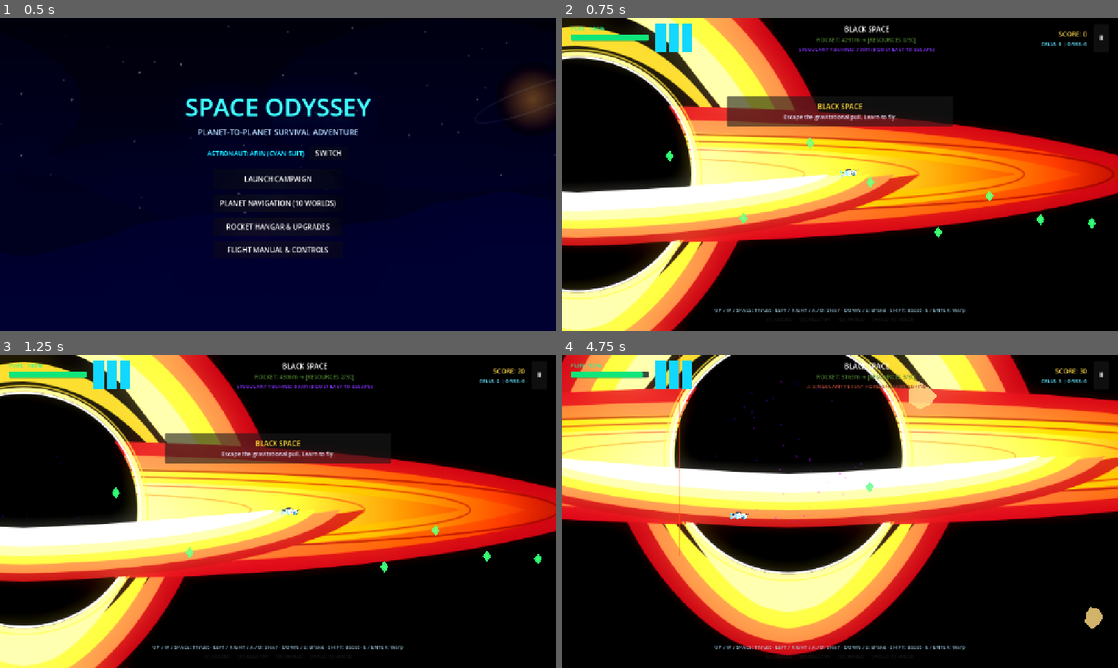
Above: before the commit, frames 1-4 (two rows, left to right).
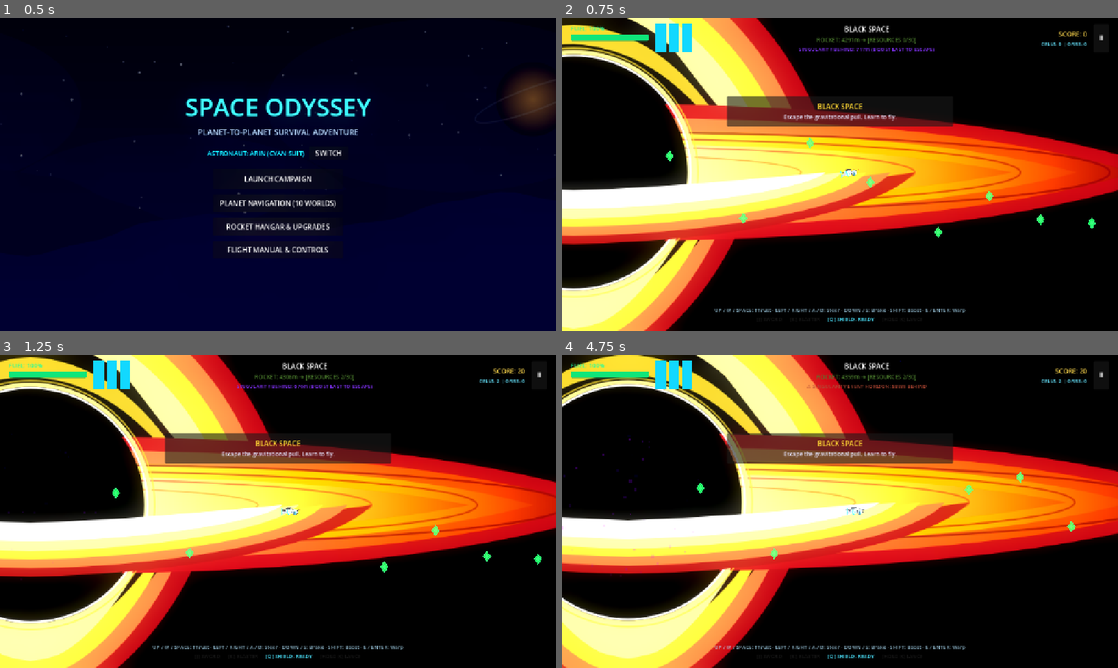
Above: after the commit, the same moments.

Repository: mallikarjunr444-gif/respawn-2d-game
Game: Godot game, scene res://scenes/main_menu.tscn
Two runs of this game, one before a commit and one after it. Both use one fixed random seed, a clock stepped at 60 frames per second and the inputs below.
Inputs (mouse positions are in pixels of both pictures, inside the frame that each line leads up to):
- Up to frame 1 (0.5 s): no input
- Up to frame 2 (0.75 s): click "LAUNCH CAMPAIGN" at 0.5 s
- Up to frame 3 (1.25 s): no input
- Up to frame 4 (4.75 s): tap Enter (ui_accept) at 1.25, 1.52 s; move the mouse to (962, 495) at 1.27 s; hold D (move_right) 1.28-2 s; tap Q (shield) at 1.35, 3.05 s; click (962, 495) at 1.42 s; drag from (728, 527) to (834, 505) at 2.02 s; move the mouse to (895, 442) at 2.77 s; hold A (move_left) 2.78-3.5 s; hold Shift (boost) 2.78-3.5 s; click (840, 524) at 3.5 s, where only the run after the commit has a clickable "TRY AGAIN [R]"; drag from (812, 574) to (867, 464) at 4.27 s

Frame 1 is identical in both runs. In frame 2, 13% of the frame differs, in the area x 0-100%, y 0-100%; in frame 3, 22%; in frame 4, 73%.
Error after the commit: Parse Error: Function "apply_external_force" has the same name as a previously declared function. (res://scenes/surface_astronaut.gd:248)

Commit message:
Complete planetary survival lifecycle
Co-authored-by: Copilot <223556219+Copilot@users.noreply.github.com>

Diff:
--- a/scenes/devourer.gd
+++ b/scenes/devourer.gd
@@ -11,9 +11,12 @@
 @export var max_pull_force: float = 440.0
 @export var kill_radius: float = 140.0
 @export var rotation_speed: float = 1.0
+@export var pursuit_speed: float = 70.0
 
 var target_player: CharacterBody2D = null
 var alert_cooldown: float = 0.0
+var is_active: bool = true
+var consumed_player: bool = false
 
 @onready var sprite: Sprite2D = $Sprite2D
 @onready var particles: CPUParticles2D = $CPUParticles2D
@@ -25,6 +28,8 @@
 
 func _process(delta: float) -> void:
 	disk_poly.rotation += rotation_speed * delta
+	if not is_active:
+		return
 
 	# 1. Pull Player toward singularity center
 	if not target_player or not is_instance_valid(target_player):
@@ -33,6 +38,13 @@
 			target_player = players[0]
 
 	if target_player and is_instance_valid(target_player):
+		var travel_direction = target_player.velocity.normalized()
+		if travel_direction.length_squared() < 0.01:
+			travel_direction = Vector2.RIGHT
+		var trailing_distance = maxf(kill_radius * 4.0, 800.0)
+		var pursuit_target = target_player.global_position - travel_direction * trailing_distance
+		global_position = global_position.move_toward(pursuit_target, pursuit_speed * delta)
+
 		var offset_to_player = target_player.global_position - global_position
 		var dist = offset_to_player.length()
 
@@ -56,9 +68,11 @@
 				alert_cooldown = 1.2
 
 		# Consumed if inside the event horizon kill radius
-		if dist <= kill_radius:
-			if target_player.has_method("take_damage"):
-				target_player.take_damage(99, "CONSUMED BY THE EVENT HORIZON")
+		if dist > kill_radius:
+			consumed_player = false
+		elif not consumed_player:
+			consumed_player = true
+			GameState.fail_level("CONSUMED BY THE EVENT HORIZON")
 
 	# 2. Pull nearby debris / asteroids toward singularity
 	var debris_list = get_tree().get_nodes_in_group("debris")
--- a/scenes/game.gd
+++ b/scenes/game.gd
@@ -131,13 +131,18 @@
 	launch_gate.set_required_cells(world_info.get("fuel_cell_count", 0))
 	add_child(launch_gate)
 
-	# 3. Spawn Black Hole (opening space only — positioned behind the player on the left)
-	if world_info.get("has_black_hole", false):
+	# 3. The singularity follows each flight leg and is suspended for touchdown.
+	if world_info.get("has_black_hole", false) or GameState.current_world_idx > 0:
 		devourer = devourer_scene.instantiate()
-		devourer.position = world_info.get("black_hole_position", Vector2(500.0, 2000.0))
-		devourer.pull_radius = world_info.get("black_hole_pull_radius", 2200.0)
-		devourer.pull_strength = world_info.get("black_hole_pull_strength", 420.0)
-		devourer.kill_radius = world_info.get("black_hole_kill_radius", 180.0)
+		var default_black_hole_position = Vector2(
+			maxf(start_pos.x - 850.0, 80.0),
+			clampf(start_pos.y - 850.0, 100.0, level_bounds.end.y - 100.0)
+		)
+		devourer.position = world_info.get("black_hole_position", default_black_hole_position)
+		devourer.pull_radius = world_info.get("black_hole_pull_radius", 1700.0)
+		devourer.pull_strength = world_info.get("black_hole_pull_strength", 360.0)
+		devourer.kill_radius = world_info.get("black_hole_kill_radius", 140.0)
+		devourer.pursuit_speed = world_info.get("black_hole_pursuit_speed", 70.0)
 		devourer.target_player = player
 		add_child(devourer)
 
@@ -327,12 +332,16 @@
 	landing_started = true
 	player.set_physics_process(false)
 	player.velocity = Vector2.ZERO
+	if devourer and is_instance_valid(devourer):
+		devourer.is_active = false
 	var exhaust = player.get_node_or_null("ExhaustParticles")
 	if exhaust:
 		exhaust.emitting = true
 	landing_speed = 0.0
-	landing_surface_y = player.position.y + 520.0
-	_create_landing_pad(player.position.x, landing_surface_y)
+	landing_surface_y = clampf(player.position.y + 520.0, 700.0, level_bounds.end.y - 300.0)
+	var landing_x = clampf(player.position.x, 300.0, level_bounds.end.x - 300.0)
+	player.position.x = landing_x
+	_create_landing_pad(landing_x, landing_surface_y)
 	SoundManager.play("boost", 0.08)
 	GameState.show_toast("PLANET APPROACH", "Automatic landing burn engaged", 2.5)
 
@@ -394,10 +403,11 @@
 	launch_gate.name = "SurfaceExitRocket"
 	launch_gate.position = _surface_gate_position(config)
 	launch_gate.set_resources_needed(config.get("mandatory_count", 5))
+	launch_gate.boarding_started.connect(_on_surface_boarding_started)
 	launch_gate.takeoff_complete.connect(_on_surface_takeoff_complete)
 	surface_root.add_child(launch_gate)
 	camera.position = surface_astronaut.position
-	GameState.show_toast(config.get("surface_name", "PLANET SURFACE"), "Exit the rocket and recover the required samples", 4.0)
+	GameState.show_toast("WELCOME TO " + str(config.get("surface_name", "PLANET SURFACE")), "Exit the rocket and recover the required samples", 4.0)
 
 func _surface_profile(planet_id: String) -> Dictionary:
 	var profiles = {
@@ -468,6 +478,8 @@
 func _spawn_surface_astronaut(config: Dictionary) -> void:
 	surface_astronaut = surface_astronaut_scene.instantiate()
 	surface_astronaut.configure(config)
+	surface_astronaut.surface_width = config.get("surface_width", 4000.0)
+	surface_astronaut.surface_floor_y = surface_origin_y
 	var profile = _surface_profile(world_info.get("id", "earth"))
 	surface_astronaut.position = Vector2(player.position.x + profile.get("start", 200.0), surface_origin_y - 48.0)
 	surface_astronaut.astronaut_died.connect(_on_surface_astronaut_died)
@@ -489,19 +501,25 @@
 
 func _spawn_surface_hazards(config: Dictionary) -> void:
 	var effects = config.get("env_effects", [])
-	var hazard_kind = SurfaceHazard.HazardKind.FIRE
-	if effects.has(PlanetConfig.EnvEffect.ICE):
-		hazard_kind = SurfaceHazard.HazardKind.ICE_PATCH
+	var hazard_kind = -1
+	if effects.has(PlanetConfig.EnvEffect.ACID_RAIN):
+		hazard_kind = SurfaceHazard.HazardKind.ACID
 	elif effects.has(PlanetConfig.EnvEffect.TOXIC):
 		hazard_kind = SurfaceHazard.HazardKind.TOXIC
-	elif effects.has(PlanetConfig.EnvEffect.ACID_RAIN):
-		hazard_kind = SurfaceHazard.HazardKind.ACID
-	elif effects.has(PlanetConfig.EnvEffect.WIND):
+	elif effects.has(PlanetConfig.EnvEffect.FIRE) or effects.has(PlanetConfig.EnvEffect.HEAT_WAVES):
+		hazard_kind = SurfaceHazard.HazardKind.FIRE
+	elif effects.has(PlanetConfig.EnvEffect.ICE):
+		hazard_kind = SurfaceHazard.HazardKind.ICE_PATCH
+	elif effects.has(PlanetConfig.EnvEffect.WIND) or effects.has(PlanetConfig.EnvEffect.DUST_STORM):
 		hazard_kind = SurfaceHazard.HazardKind.WIND_GUST
+	if hazard_kind < 0:
+		return
+
+	var damage = maxf(config.get("hazard_damage", 0.0), 0.0)
 	for index in range(4):
 		var hazard = surface_hazard_scene.instantiate()
 		hazard.hazard_kind = hazard_kind
-		hazard.damage_per_tick = maxf(config.get("hazard_damage", 1.0), 1.0)
+		hazard.damage_per_tick = damage
 		hazard.zone_width = 180.0
 		hazard.position = Vector2(player.position.x + 900.0 + index * 720.0, surface_origin_y - 22.0)
 		surface_root.add_child(hazard)
@@ -517,8 +535,14 @@
 	hud.update_radar(offset_to_gate.length(), offset_to_gate.angle(), surface_astronaut.has_all_resources, -1.0, surface_astronaut.resources_collected, surface_astronaut.resources_required)
 
 func _on_surface_astronaut_died(reason: String) -> void:
-	GameState.show_toast("SUIT FAILURE", reason + " - retrying planet", 2.5)
-	GameState.restart_level()
+	GameState.fail_level(reason)
+
+func _on_surface_boarding_started() -> void:
+	if surface_root:
+		for child in surface_root.get_children():
+			if child != launch_gate:
+				child.set_process(false)
+				child.set_physics_process(false)
 
 func _on_surface_takeoff_complete() -> void:
 	GameState.complete_level()
--- a/scenes/player.gd
+++ b/scenes/player.gd
@@ -31,7 +31,6 @@
 var attack_cooldown: float = 0.0
 var shoot_cooldown: float = 0.0
 var shield_active_timer: float = 0.0
-var shield_cooldown: float = 0.0
 var lance_charge_time: float = 0.0
 
 # ── Level physics (set by game.gd per level) ──
@@ -83,7 +82,6 @@
 	boost_cooldown -= delta
 	attack_cooldown -= delta
 	shoot_cooldown -= delta
-	shield_cooldown -= delta
 
 	if invulnerable_timer > 0.0:
 		invulnerable_timer -= delta
@@ -218,9 +216,8 @@
 			lance_charge_time = 0.0
 
 	# Phase Shield
-	if Input.is_action_just_pressed("shield") and GameState.has_shield and shield_cooldown <= 0.0:
+	if Input.is_action_just_pressed("shield") and GameState.consume_shield_charge():
 		shield_active_timer = 1.8
-		shield_cooldown = 5.5
 		SoundManager.play("shield", 0.05)
 
 	# ── Move ──
--- a/scenes/surface_astronaut.gd
+++ b/scenes/surface_astronaut.gd
@@ -21,6 +21,8 @@
 var wind_force: Vector2 = Vector2.ZERO
 var wind_variance: float = 0.0
 var oxygen_drain: float = 0.0
+var surface_width: float = 4000.0
+var surface_floor_y: float = 0.0
 
 var facing_dir: float = 1.0
 var is_on_ice: bool = false
@@ -34,6 +36,7 @@
 var max_hp: int = 5
 var suit_integrity: float = 100.0  # Oxygen / suit protection
 var invulnerable_timer: float = 0.0
+var shield_active_timer: float = 0.0
 
 # ── Resources ──
 var resources_collected: int = 0
@@ -74,7 +77,15 @@
 
 func _physics_process(delta: float) -> void:
 	# ── Timers ──
-	if invulnerable_timer > 0.0:
+	if shield_active_timer > 0.0:
+		shield_active_timer = maxf(shield_active_timer - delta, 0.0)
+	if Input.is_action_just_pressed("shield") and GameState.consume_shield_charge():
+		shield_active_timer = 1.8
+		SoundManager.play("shield", 0.05)
+
+	if shield_active_timer > 0.0:
+		sprite.modulate = Color(0.3, 0.9, 1.0, 0.85)
+	elif invulnerable_timer > 0.0:
 		invulnerable_timer -= delta
 		sprite.modulate.a = 0.4 if fmod(invulnerable_timer * 10.0, 1.0) > 0.5 else 1.0
 	else:
@@ -176,6 +187,9 @@
 
 	# ── Move ──
 	move_and_slide()
+	if position.x < -100.0 or position.x > surface_width + 100.0 or position.y > surface_floor_y + 500.0:
+		take_damage(99, "LOST BEYOND THE SURFACE")
+		return
 
 	# ── Visor light pulse ──
 	if visor_light:
@@ -183,6 +197,9 @@
 
 func _has_effect(effect: PlanetConfig.EnvEffect) -> bool:
 	return env_effects.has(effect)
+
+func apply_external_force(force: Vector2) -> void:
+	velocity += force
 
 # ═══════════════════════════════════════════════════════════════
 # RESOURCE COLLECTION
@@ -205,7 +222,7 @@
 # ═══════════════════════════════════════════════════════════════
 
 func take_damage(amount: int, reason: String = "HAZARD") -> void:
-	if invulnerable_timer > 0.0:
+	if invulnerable_timer > 0.0 or shield_active_timer > 0.0:
 		return
 	invulnerable_timer = 1.5
 	hp -= amount
--- a/scenes/ui/hud.gd
+++ b/scenes/ui/hud.gd
@@ -32,6 +32,7 @@
 var warning_flash: float = 0.0
 
 func _ready() -> void:
+	process_mode = Node.PROCESS_MODE_ALWAYS
 	toast_panel.visible = false
 	game_over_panel.visible = false
 
@@ -127,7 +128,8 @@
 func _update_weapons() -> void:
 	sword_icon.modulate = Color(0.3, 0.9, 1.0, 1.0) if GameState.has_sword else Color(0.3, 0.3, 0.3, 0.3)
 	blaster_icon.modulate = Color(0.3, 0.9, 1.0, 1.0) if GameState.has_blaster else Color(0.3, 0.3, 0.3, 0.3)
-	shield_icon.modulate = Color(0.3, 0.9, 1.0, 1.0) if GameState.has_shield else Color(0.3, 0.3, 0.3, 0.3)
+	shield_icon.text = "[Q] SHIELD: READY" if GameState.shield_charge_available else "[Q] SHIELD: SPENT"
+	shield_icon.modulate = Color(0.3, 0.9, 1.0, 1.0) if GameState.shield_charge_available else Color(0.3, 0.3, 0.3, 0.5)
 	lance_icon.modulate = Color(0.8, 0.4, 1.0, 1.0) if GameState.has_lance else Color(0.3, 0.3, 0.3, 0.3)
 
 func _on_toast_requested(title: String, subtitle: String, duration: float) -> void:
@@ -137,7 +139,7 @@
 	toast_timer = duration
 
 func _on_player_died(reason: String) -> void:
-	game_over_reason.text = reason
+	game_over_reason.text = reason + "\nTRY AGAIN?"
 	game_over_panel.visible = true
 
 func _on_restart_pressed() -> void:
--- a/scenes/ui/hud.tscn
+++ b/scenes/ui/hud.tscn
@@ -219,7 +219,7 @@
 layout_mode = 2
 theme_override_colors/font_color = Color(1, 0.2, 0.2, 1)
 theme_override_font_sizes/font_size = 28
-text = "MISSION FAILED"
+text = "LEVEL FAILED"
 horizontal_alignment = 1
 
 [node name="ReasonLabel" type="Label" parent="GameOverPanel/VBox"]
@@ -232,7 +232,7 @@
 [node name="RestartBtn" type="Button" parent="GameOverPanel/VBox"]
 custom_minimum_size = Vector2(0, 38)
 layout_mode = 2
-text = "RETRY FLIGHT [R]"
+text = "TRY AGAIN [R]"
 
 [node name="MenuBtn" type="Button" parent="GameOverPanel/VBox"]
 custom_minimum_size = Vector2(0, 36)
--- a/scripts/game_state.gd
+++ b/scripts/game_state.gd
@@ -22,10 +22,14 @@
 var game_mode: String = "story"  # "story" or "endless"
 var current_world_idx: int = 0
 var is_paused: bool = false
+var level_failed: bool = false
+var level_completed_this_run: bool = false
+var shield_charge_available: bool = true
 
 # ── Fuel System ──
 var fuel: float = 100.0
 var max_fuel: float = 100.0
+var level_start_fuel: float = 100.0
 const FUEL_CONSUMPTION_RATE: float = 3.2    # Per second while thrusting (allows 30+ seconds continuous flight)
 const FUEL_IDLE_DRAIN: float = 0.0          # No idle drain
 const FUEL_CELL_VALUE: float = 16.0         # Each fuel cell gives generous fuel
@@ -112,6 +116,10 @@
 		InputMap.action_add_event(action_name, ev)
 
 func _input(event: InputEvent) -> void:
+	if level_failed and event.is_action_pressed("restart"):
+		restart_level()
+		get_viewport().set_input_as_handled()
+		return
 	if event.is_action_pressed("pause"):
 		toggle_pause()
 
@@ -196,6 +204,8 @@
 # ═══════════════════════════════════════════════════════════════
 
 func damage_player(amount: int, reason: String = "COLLISION") -> bool:
+	if level_failed:
+		return false
 	player_hp = clampi(player_hp - amount, 0, MAX_HP)
 	health_changed.emit(player_hp, MAX_HP)
 	if player_hp <= 0:
@@ -210,7 +220,7 @@
 			return false
 		else:
 			SoundManager.play("boom", 0.1)
-			player_died.emit(reason)
+			fail_level(reason)
 			return true
 	else:
 		SoundManager.play("hit", 0.1)
@@ -262,6 +272,8 @@
 # ═══════════════════════════════════════════════════════════════
 
 func toggle_pause() -> void:
+	if level_failed:
+		return
 	is_paused = not is_paused
 	get_tree().paused = is_paused
 	pause_toggled.emit(is_paused)
@@ -275,10 +287,17 @@
 # ═══════════════════════════════════════════════════════════════
 
 func start_level(world_index: int) -> void:
-	game_mode = "story"
+	if game_mode != "endless":
+		game_mode = "story"
 	current_world_idx = world_index
+	level_failed = false
+	level_completed_this_run = false
+	shield_charge_available = true
+	get_tree().paused = false
+	is_paused = false
 	# Preserve collected fuel progression, ensuring player starts with at least 55% tank
 	fuel = maxf(fuel, get_effective_max_fuel() * 0.55)
+	level_start_fuel = fuel
 	fuel_warning_active = false
 	player_hp = MAX_HP
 	level_score = 0
@@ -290,7 +309,7 @@
 	# Unlock weapons based on progression
 	has_sword = world_index >= 2
 	has_blaster = world_index >= 4
-	has_shield = world_index >= 6
+	has_shield = true
 	has_lance = world_index >= 8
 
 	weapons_changed.emit()
@@ -298,6 +317,10 @@
 	get_tree().change_scene_to_file("res://scenes/game.tscn")
 
 func complete_level() -> void:
+	if level_failed or level_completed_this_run:
+		return
+	level_completed_this_run = true
+
 	# Record score
 	var best = level_best_scores.get(current_world_idx, 0)
 	if level_score > best:
@@ -314,10 +337,30 @@
 		unlocked_levels.append(next_idx)
 
 	save_data()
+	is_paused = true
+	get_tree().paused = true
 	level_completed.emit()
+
+func consume_shield_charge() -> bool:
+	if not has_shield or not shield_charge_available or level_failed:
+		return false
+	shield_charge_available = false
+	weapons_changed.emit()
+	return true
+
+func fail_level(reason: String) -> void:
+	if level_failed or level_completed_this_run:
+		return
+	level_failed = true
+	is_paused = true
+	get_tree().paused = true
+	player_died.emit(reason)
 
 func restart_level() -> void:
 	force_unpause()
+	fuel = level_start_fuel
+	fuel_warning_active = false
+	fuel_changed.emit(fuel, get_effective_max_fuel())
 	start_level(current_world_idx)
 
 func go_to_next_level() -> void:
@@ -341,6 +384,7 @@
 
 # Legacy compatibility
 func start_story(world_index: int = 0, _selected_from_route: bool = false) -> void:
+	game_mode = "story"
 	start_level(world_index)
 
 func start_endless() -> void:
Not shown, changed: README.md
